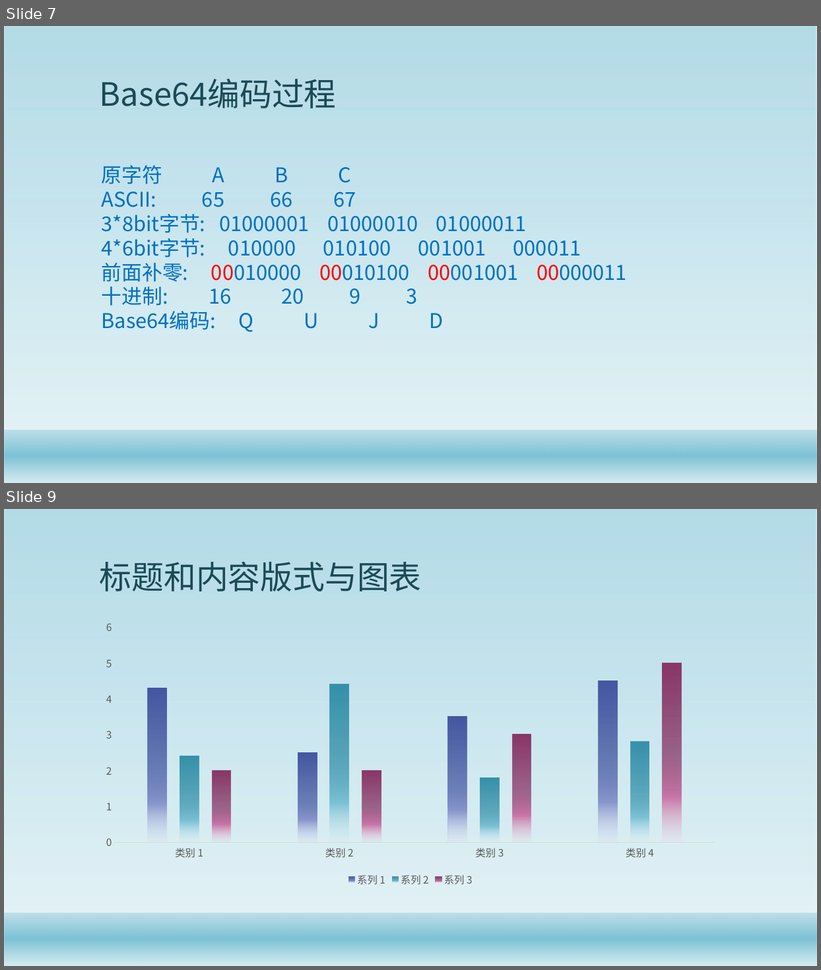
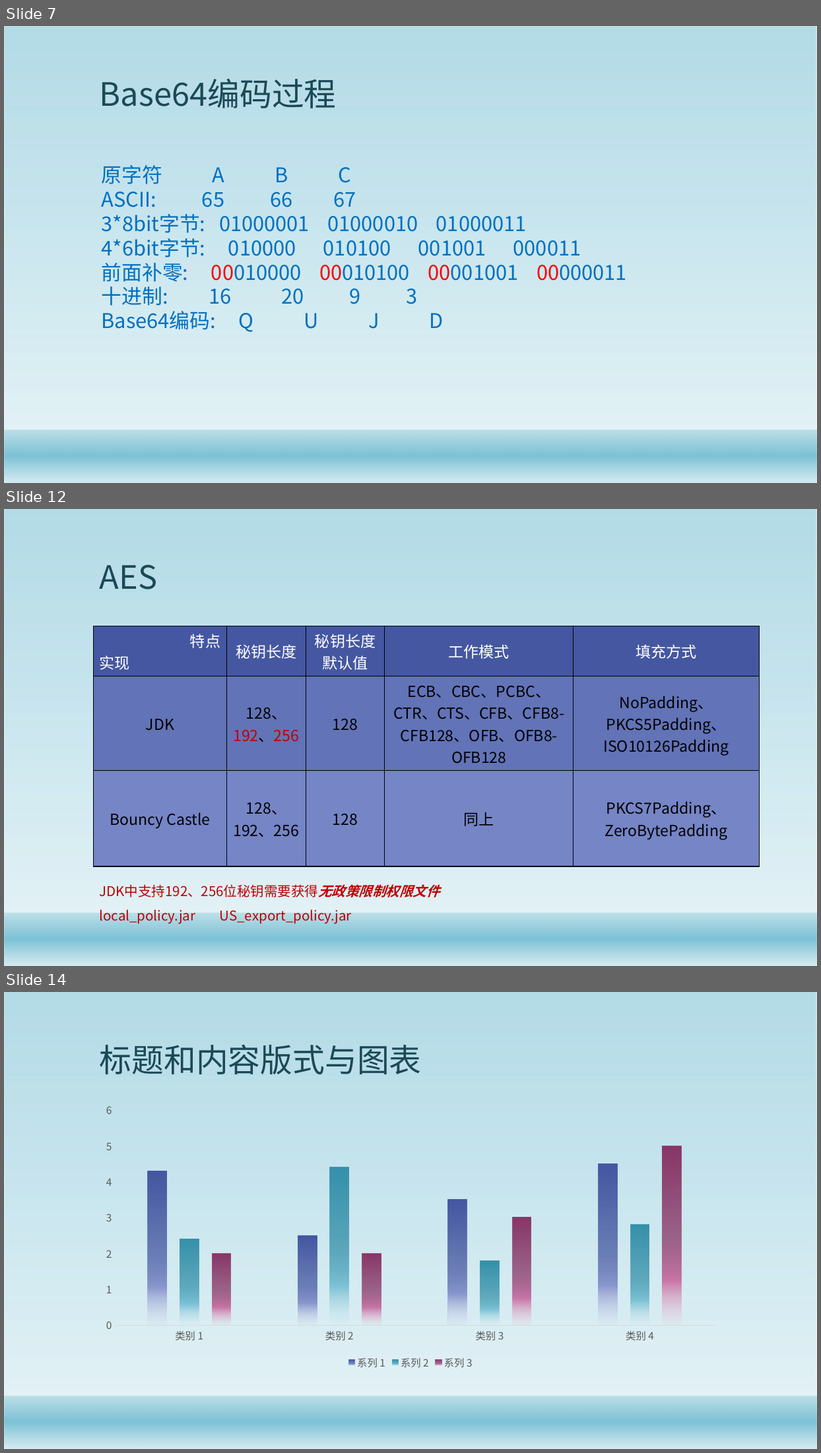
Before and after one commit to gaozhuo/java-security-doc, a slide deck: Java安全架构.pptx. Shown one above the other, each under a label of ours: slides 7 and 9 before the commit, slides 7, 12 and 14 after it; the slides between them are not shown. The pictures are 821x970 and 821x1453 pixels, drawn with LibreOffice and Linux fonts; fonts in the diff are those of the drawing; background and template pictures are left out. Boxes give left, top, right and bottom in pixels: in the first picture for what was removed or moved away, otherwise in the second. Text is boxed around its words. In the diff, an @@ line names an element or a change of style, - is before the commit and + after.

```diff
--- a/Java安全架构.pptx
+++ b/Java安全架构.pptx
@@ slide 12 added at [4, 509, 817, 966], background #FFFFFF; not listed: 2 template elements that a slide beside it also shows @@
@@ title added at [100, 564, 157, 590], 38 pt, text #1B4855 @@
+AES
@@ table added at [94, 626, 760, 843], 3 rows, 5 columns @@
+特点 / 实现 | 秘钥长度 | 秘钥长度默认值 | 工作模式 | 填充方式
+JDK | 128、192、256 | 128 | ECB、CBC、PCBC、CTR、CTS、CFB、CFB8-CFB128、OFB、OFB8-OFB128 | NoPadding、PKCS5Padding、ISO10126Padding
+Bouncy Castle | 128、192、256 | 128 | 同上 | PKCS7Padding、 ZeroBytePadding
@@ text added at [100, 885, 352, 924], 16 pt, text #C00000 @@
+JDK中支持192、256位秘钥需要获得无政策限制权限文件
+local_policy.jar US_export_policy.jar
@@ what was slide 9 is now slide 14 @@
```
Also in this commit, not shown: 1 slide changed, 4 other slides added, 15 other files.
